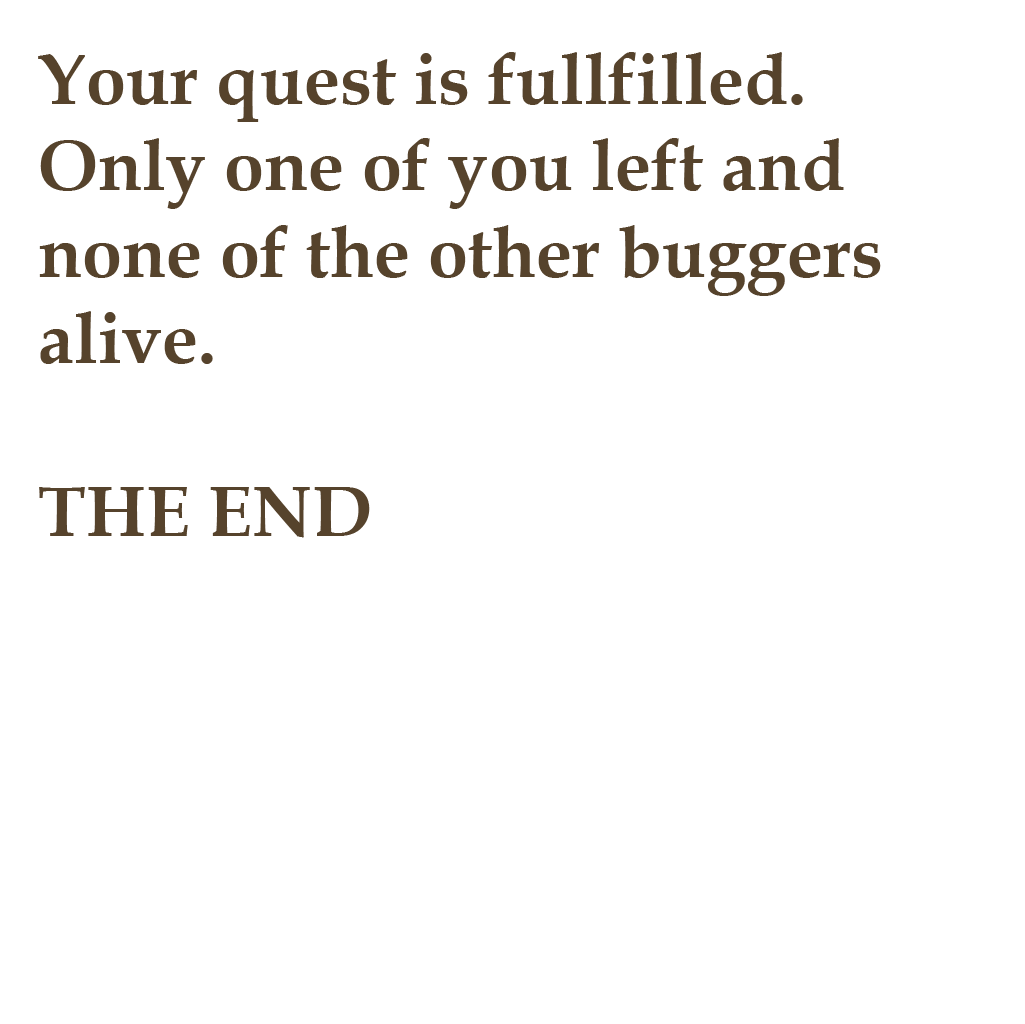
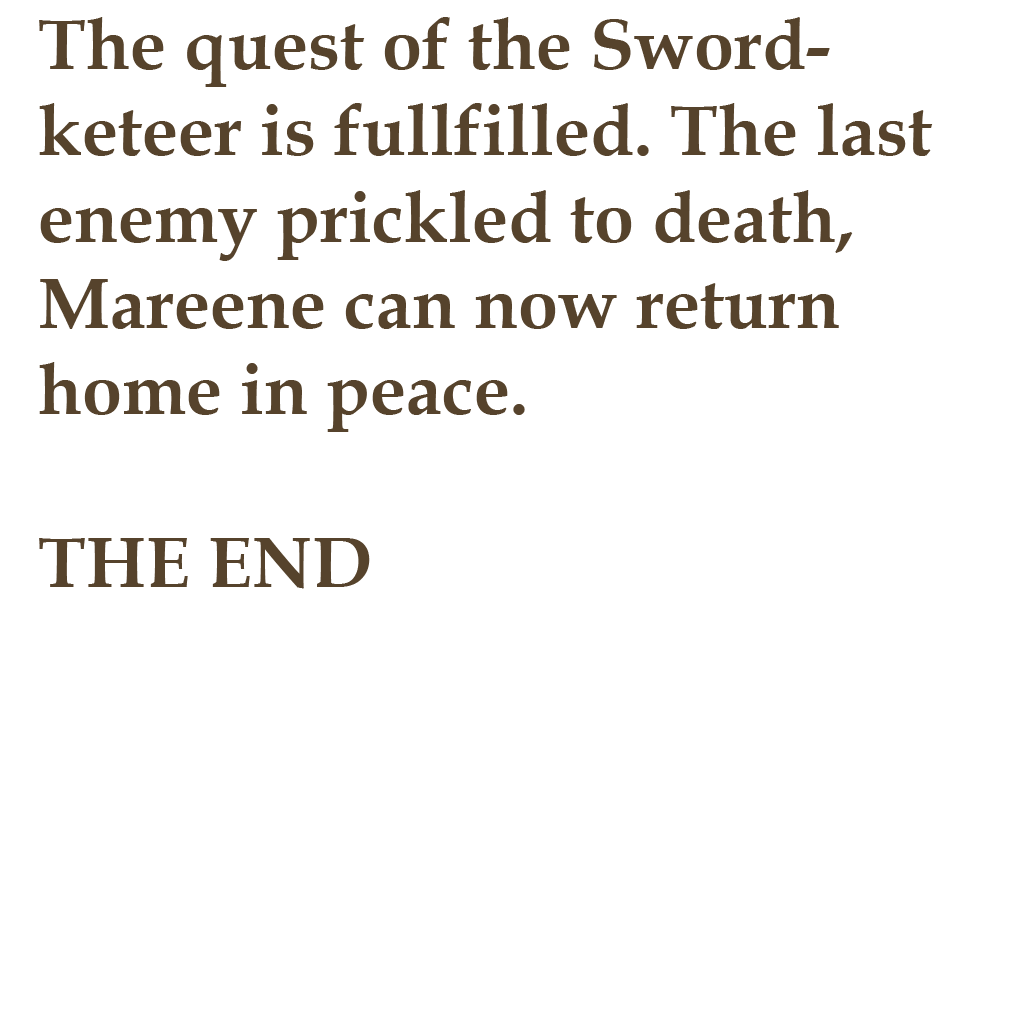
The second 1025x1024 image is a revision of the first. Changes to its layers:
renamed "Your quest is fullfilled. Only one of you left and none of the" to "The quest of the Sword- keteer is fullfilled. The last enemy pr", painted on it over [38, 17, 933, 589]
